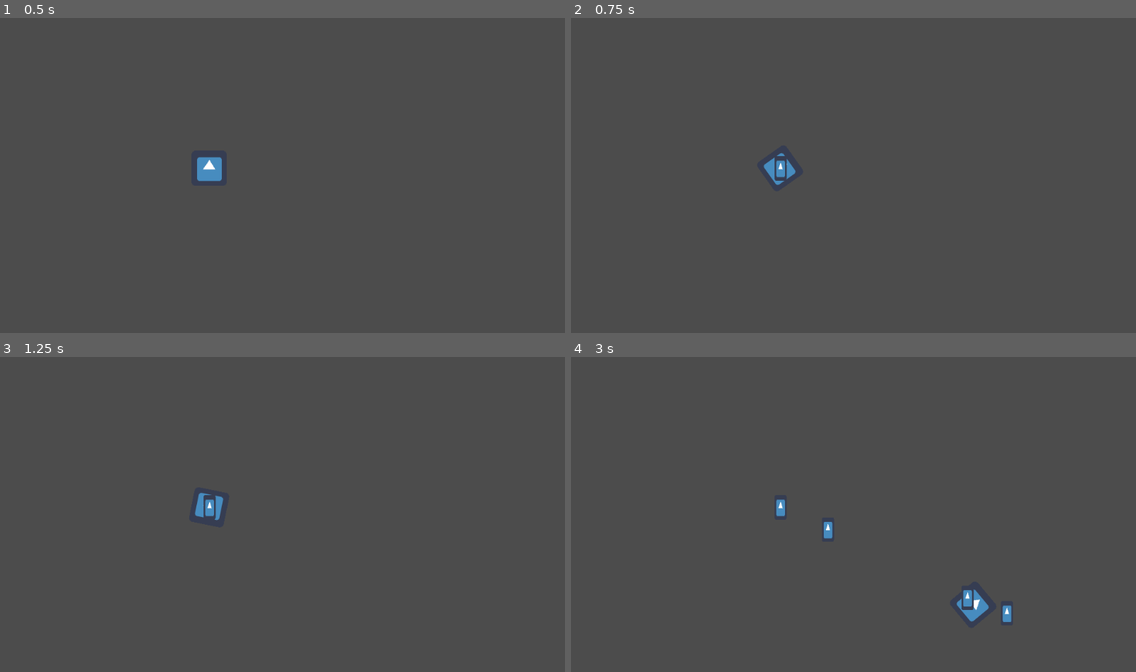
Above: before the commit, frames 1-4 (two rows, left to right).
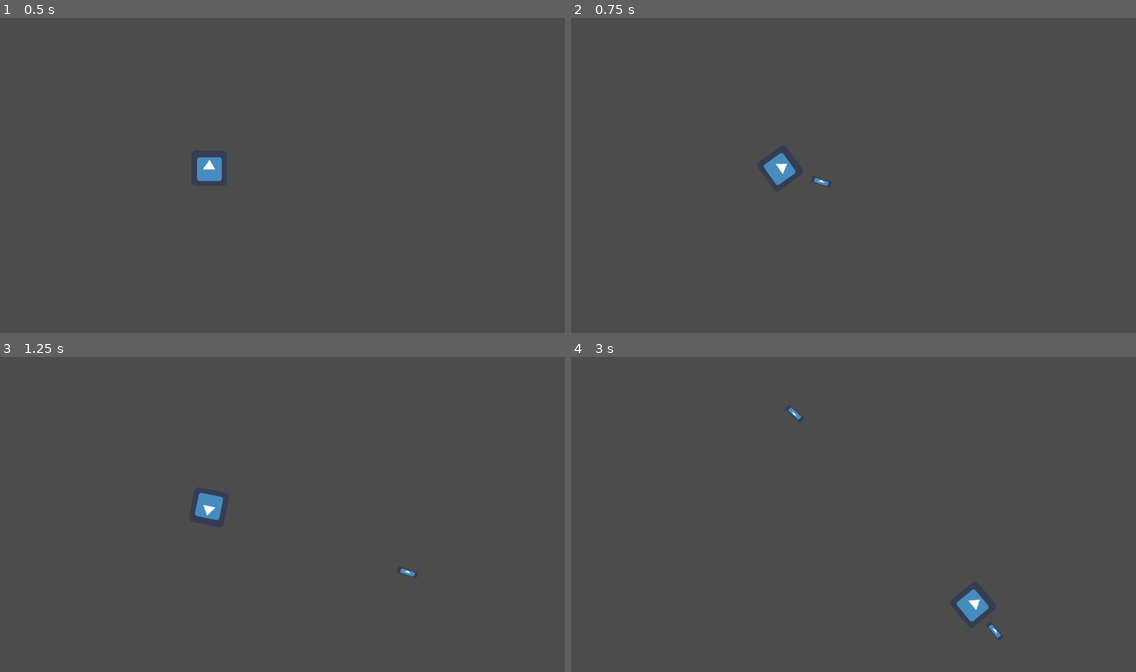
Above: after the commit, the same moments.

Repository: adrianriverof/juego-viaje
Game: Godot game, scene res://player.tscn
Two runs of this game, one before a commit and one after it. Both use one fixed random seed, a clock stepped at 60 frames per second and the inputs below. The project has no main scene, so this scene is started directly. The engine's default icon, where the game draws it, is replaced by a stand-in: a white triangle on a blue panel in a dark square.
Inputs:
- Up to frame 1 (0.5 s): no input
- Up to frame 2 (0.75 s): tap Enter at 0.5 s; hold G (p1right) from 0.53 s (still down); tap S (p1shoot) at 0.6 s
- Up to frame 3 (1.25 s): keep holding G (p1right)
- Up to frame 4 (3 s): release G (p1right) at 1.28 s; hold F (p1down) 1.28-2.03 s; tap S (p1shoot) at 1.35, 2.1, 2.85 s; hold G (p1right) 2.03-2.78 s; hold R (p1up) from 2.78 s (still down)

Frame 1 is identical in both runs. In frame 2, 0.2% of the frame differs, in the area x 36-46%, y 43-54%; in frame 3, 0.2%; in frame 4, 0.4%, in the area x 36-78%, y 15-90%.

Commit message:
disparo funcional

Diff:
--- a/bullet.gd
+++ b/bullet.gd
@@ -2,14 +2,18 @@
 
 
 var direction
-var direction_vect = Vector2(0,0)
-var speed = 20
+var direction_vect = Vector2(1,0)
+var speed = 10
 var inertia = Vector2(0,0)
 var velocity = Vector2(0,0)
 
 
 func _ready():
+
+	direction_vect = direction_vect.rotated(direction)
+
 	velocity = inertia + direction_vect * speed
+	rotation = direction
 
 func _physics_process(delta):
 	translate(velocity)
--- a/bullet.tscn
+++ b/bullet.tscn
@@ -4,14 +4,16 @@
 [ext_resource path="res://bullet.gd" type="Script" id=2]
 
 [sub_resource type="CapsuleShape2D" id=1]
+radius = 10.3108
 
 [node name="bullet" type="Area2D"]
 script = ExtResource( 2 )
 
 [node name="Sprite" type="Sprite" parent="."]
-position = Vector2( 0.749163, 0 )
-scale = Vector2( 0.344491, 0.695656 )
+position = Vector2( -1.76706, -0.132429 )
+scale = Vector2( 0.580387, 0.186617 )
 texture = ExtResource( 1 )
 
 [node name="CollisionShape2D" type="CollisionShape2D" parent="."]
+rotation = 1.5708
 shape = SubResource( 1 )
